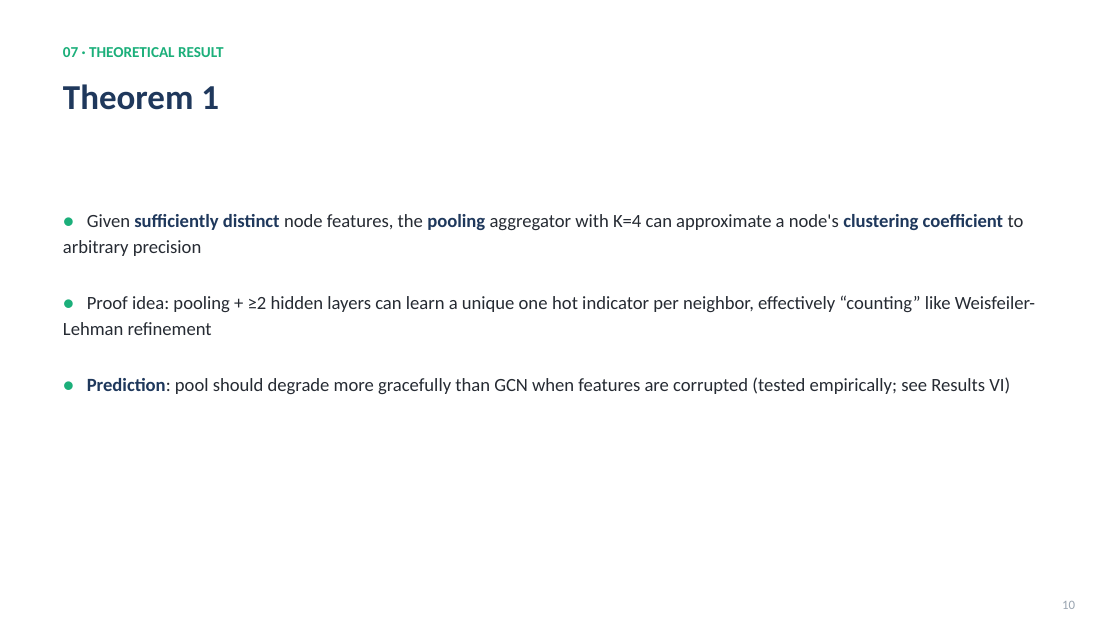
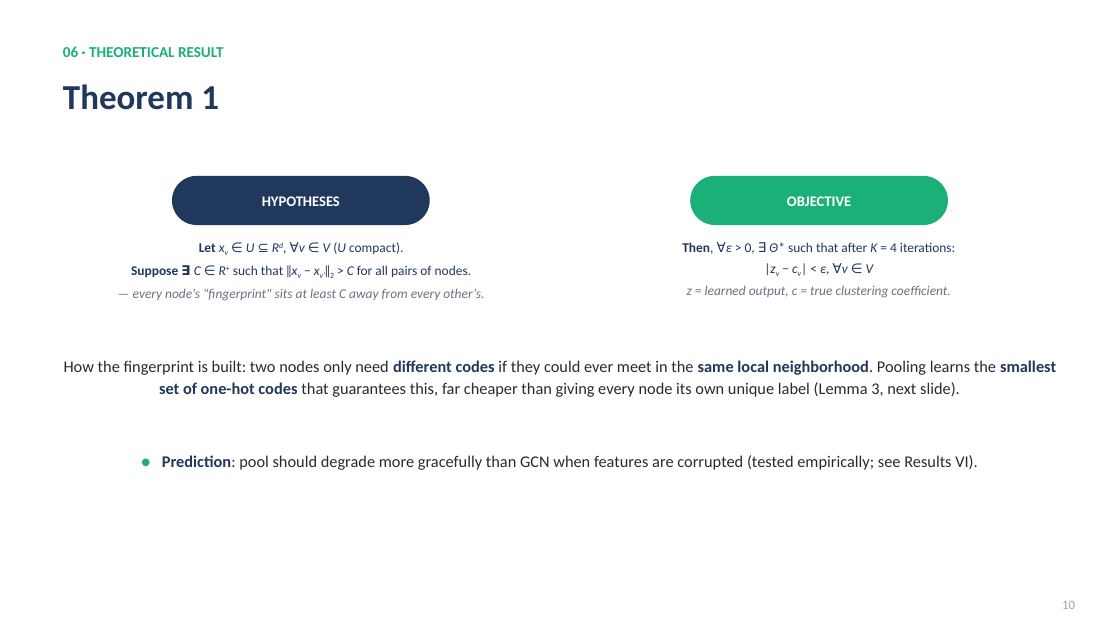
Before and after one commit to fedeceru/GraphSAGE, a slide deck: slide 10 of presentation/GraphSAGE_presentation.pptx. Drawn at 1120x630 pixels with LibreOffice and Linux fonts; fonts in the diff are those of the drawing. Boxes give left, top, right and bottom in pixels: in the first picture for what was removed or moved away, otherwise in the second. Text is boxed around its words. In the diff, an @@ line names an element or a change of style, - is before the commit and + after.

```diff
--- a/presentation/GraphSAGE_presentation.pptx
+++ b/presentation/GraphSAGE_presentation.pptx
@@ text at [63,46,224,57]: text changed @@
-07 · THEORETICAL RESULT
+06 · THEORETICAL RESULT
@@ rounded rectangle added at [172,176,430,225], fill #1F385C, 12.5 pt, text #FFFFFF, bold @@
+HYPOTHESES
@@ rounded rectangle added at [691,176,949,225], fill #1BAF7A, 12.5 pt, text #FFFFFF, bold @@
+OBJECTIVE
@@ text removed at [63,214,1035,394] @@
-● Given sufficiently distinct node features, the pooling aggregator with K=4 can approximate a node's clustering coefficient to arbitrary precision
-● Proof idea: pooling + ≥2 hidden layers can learn a unique one hot indicator per neighbor, effectively “counting” like Weisfeiler-Lehman refinement
-● Prediction: pool should degrade more gracefully than GCN when features are corrupted (tested empirically; see Results VI)
@@ text added at [131,242,484,301], 11.5 pt, text #1F385C, italic @@
+Let xv ∈ U ⊆ Rd, ∀v ∈ V (U compact).
+Suppose ∃ C ∈ R+ such that ‖xv − xv′‖2 > C for all pairs of nodes.
+— every node’s "fingerprint" sits at least C away from every other’s.
@@ text added at [682,242,955,297], 11.5 pt, text #1F385C, italic @@
+Then, ∀ε > 0, ∃ Θ* such that after K = 4 iterations:
+|zv − cv| < ε, ∀v ∈ V
+z = learned output, c = true clustering coefficient.
@@ text added at [64,360,1056,397], 14 pt, text #262B33 @@
+How the fingerprint is built: two nodes only need different codes if they could ever meet in the same local neighborhood. Pooling learns the smallest set of one-hot codes that guarantees this, far cheaper than giving every node its own unique label (Lemma 3, next slide).
@@ text added at [162,455,977,470], 14 pt, text #262B33 @@
+● Prediction: pool should degrade more gracefully than GCN when features are corrupted (tested empirically; see Results VI).
```
Also in this commit, not shown: 24 other slides changed, 4 slides added, 1 slide removed, 15 other files.
